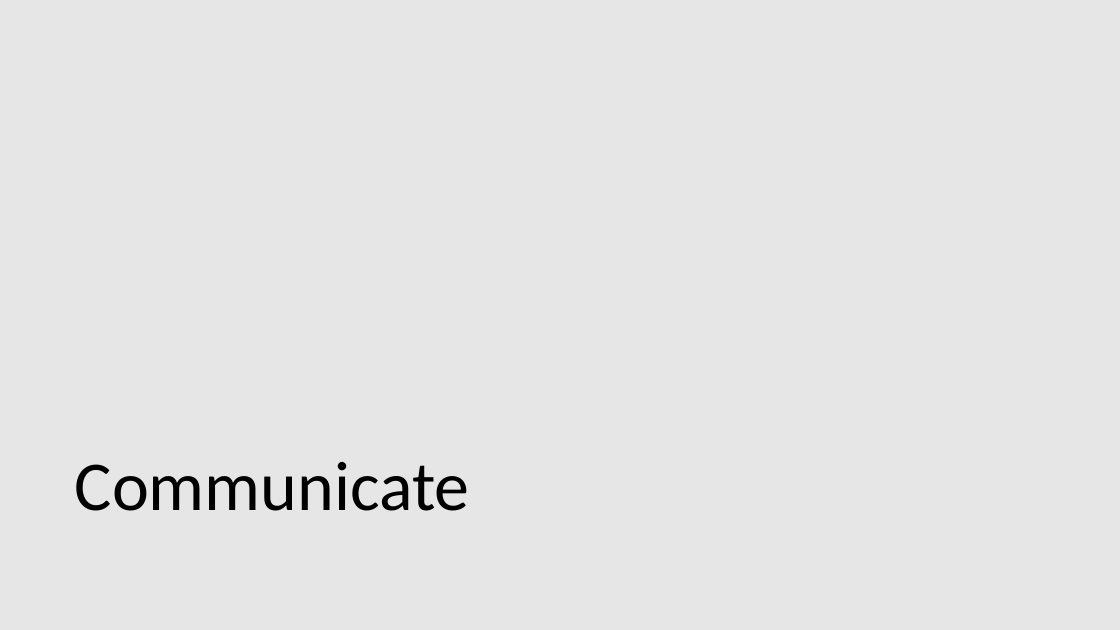
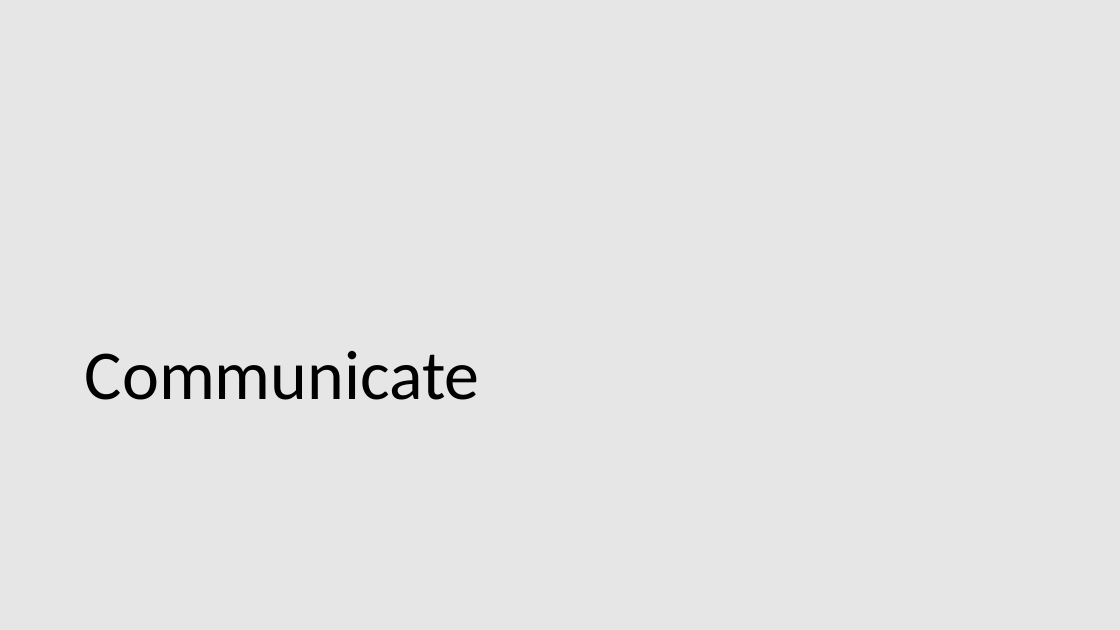
Before and after one commit to nwstephens/rmd2ppt, a slide deck: slide 12 of 06-r4ds/r4ds.pptx. Drawn at 1120x630 pixels with LibreOffice and Linux fonts; fonts in the diff are those of the drawing; background and template pictures are left out. Boxes give left, top, right and bottom in pixels: in the first picture for what was removed or moved away, otherwise in the second. Text is boxed around its words. In the diff, an @@ line names an element or a change of style, - is before the commit and + after.

```diff
--- a/06-r4ds/r4ds.pptx
+++ b/06-r4ds/r4ds.pptx
@@ title "Communicate": place and size @@
-title "Communicate" at (75,462,470,511)
+title "Communicate" at (85,351,480,400)
```
Also in this commit, not shown: 6 other slides changed, 3 other files.
